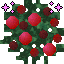
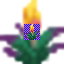
Two versions of the same layered image (64px x 64px). Layer-by-layer changes:
showed group "16x Crops" (40 layers) over [24, 24, 40, 40]
added group "Torchflower" with 4 layers in group "16x Crops" over [24, 24, 40, 40]
added layer "torchflower.png" in group "Torchflower" over [24, 24, 40, 40]
added layer "torchflower_crop_stage2.png" in group "Torchflower" over [24, 24, 40, 40]
added layer "torchflower_crop_stage1.png" in group "Torchflower" over [25, 30, 39, 40]
added layer "torchflower_crop_stage0.png" in group "Torchflower" over [28, 34, 36, 40]
hid group "sweet berries copy" (11 layers) over [0, 0, 64, 64]
added group "Torchflower copy" with 4 layers in group "64x Textures" over [0, 0, 64, 64]
added layer "torchflower.png #1" in group "Torchflower copy" over [0, 0, 64, 64]
added layer "torchflower_crop_stage2.png #1" in group "Torchflower copy" over [0, 0, 64, 64]
added layer "torchflower_crop_stage1.png #1" in group "Torchflower copy" over [1, 21, 63, 64]
added layer "torchflower_crop_stage0.png #1" in group "Torchflower copy" over [13, 37, 51, 64]
